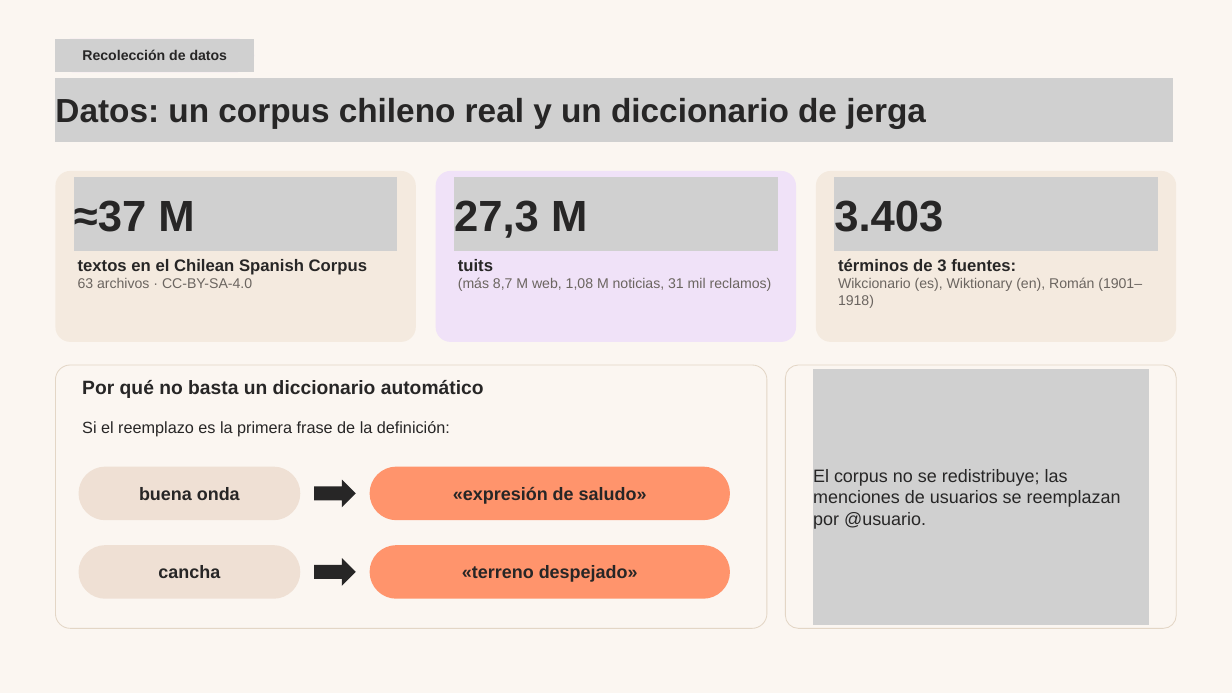
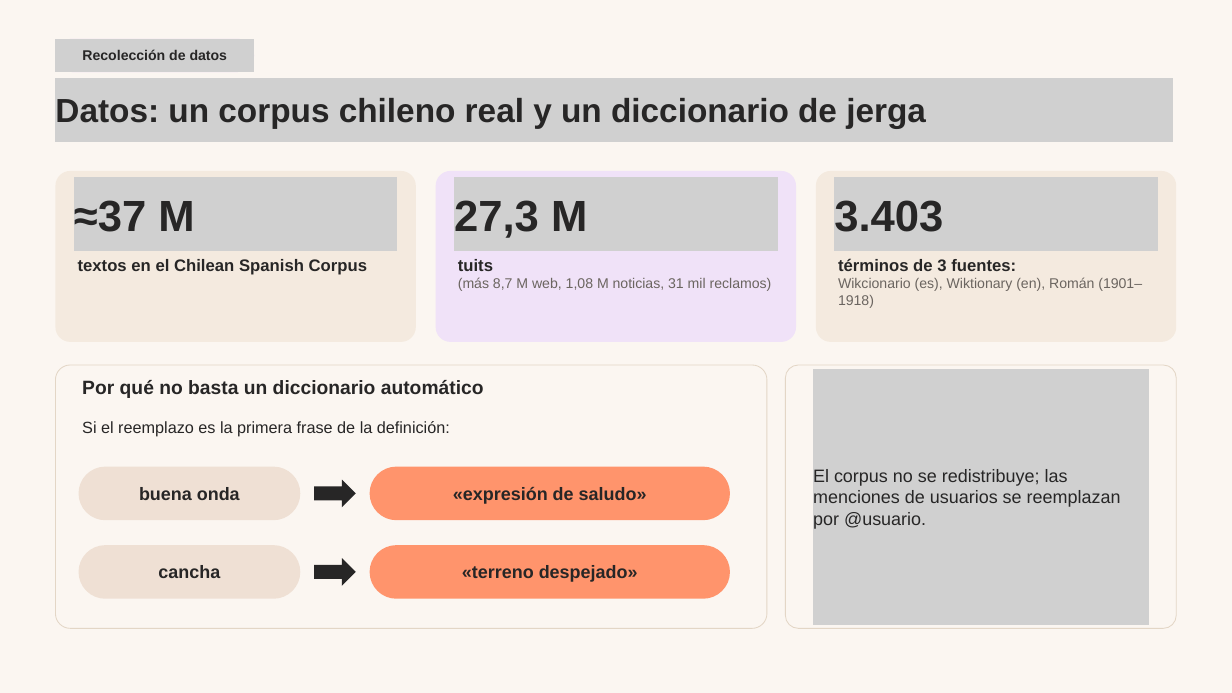
Before and after one commit to carlosiskindacool/proyecto-nlp, a slide deck: slide 4 of docs/avance_proyecto_revisado.pptx. Drawn at 1232x693 pixels with LibreOffice and Linux fonts; fonts in the diff are those of the drawing; grey boxes stand for pictures. Boxes give left, top, right and bottom in pixels: in the first picture for what was removed or moved away, otherwise in the second. Text is boxed around its words. In the diff, an @@ line names an element or a change of style, - is before the commit and + after.

```diff
--- a/docs/avance_proyecto_revisado.pptx
+++ b/docs/avance_proyecto_revisado.pptx
@@ text at box(78, 278, 252, 288): paragraph removed @@
-63 archivos · CC-BY-SA-4.0
```
Also in this commit, not shown: 7 other slides changed.
